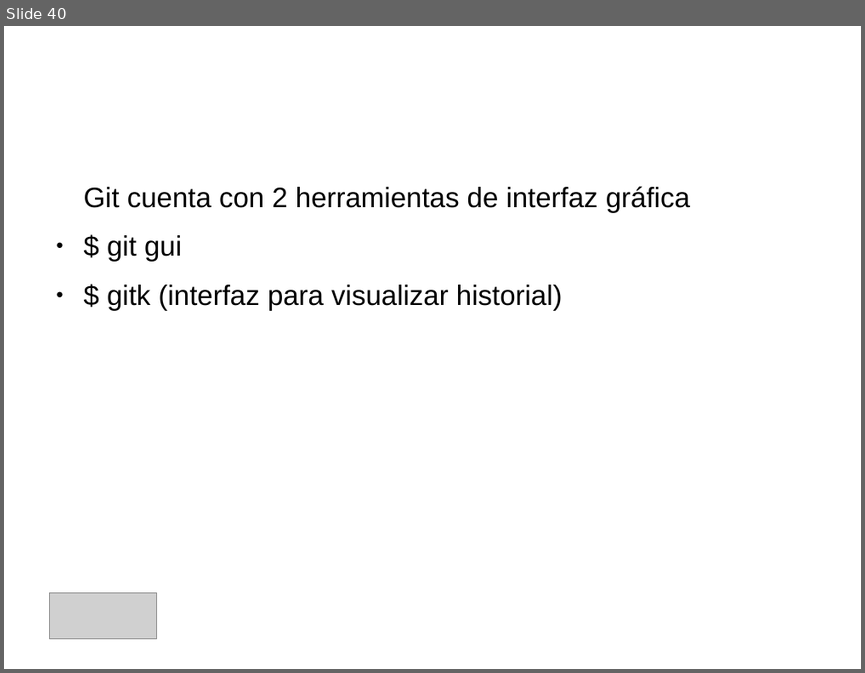
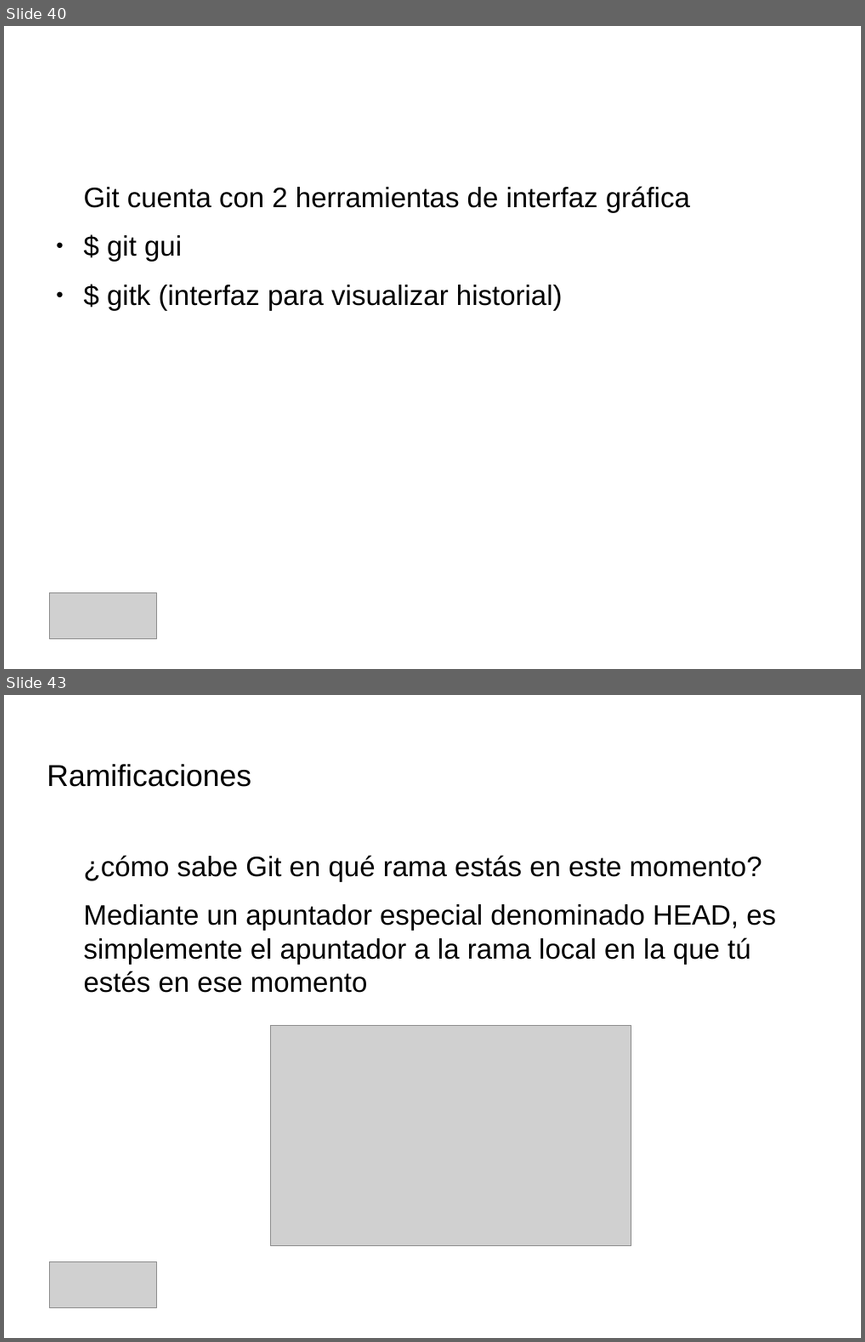
Before and after one commit to IllanPedro/Hardware, a slide deck: CursoGIT,GITHUB,SOURCETREE/Precentacion_Git.odp. Shown one above the other, each under a label of ours: slide 40 before the commit, slides 40 and 43 after it; the slides between them are not shown. The pictures are 865x673 and 865x1342 pixels, drawn with LibreOffice and Linux fonts; fonts in the diff are those of the drawing; grey boxes stand for pictures; background and template pictures are left out. Boxes give left, top, right and bottom in pixels: in the first picture for what was removed or moved away, otherwise in the second. Text is boxed around its words. In the diff, an @@ line names an element or a change of style, - is before the commit and + after.

```diff
--- a/CursoGIT,GITHUB,SOURCETREE/Precentacion_Git.odp
+++ b/CursoGIT,GITHUB,SOURCETREE/Precentacion_Git.odp
@@ slide 43 added at (4, 695, 861, 1338), background picture (left out) @@
@@ title added at (46, 764, 251, 787), 28 pt, text #000000 @@
+Ramificaciones
@@ text added at (84, 855, 776, 993), 26 pt, text #000000 @@
+¿cómo sabe Git en qué rama estás en este momento?
+Mediante un apuntador especial denominado HEAD, es simplemente el apuntador a la rama local en la que tú estés en ese momento
@@ picture added at (271, 1026, 631, 1246) @@
@@ picture added at (50, 1262, 157, 1309) @@
```
Also in this commit, not shown: 3 slides changed, 2 other slides added.
